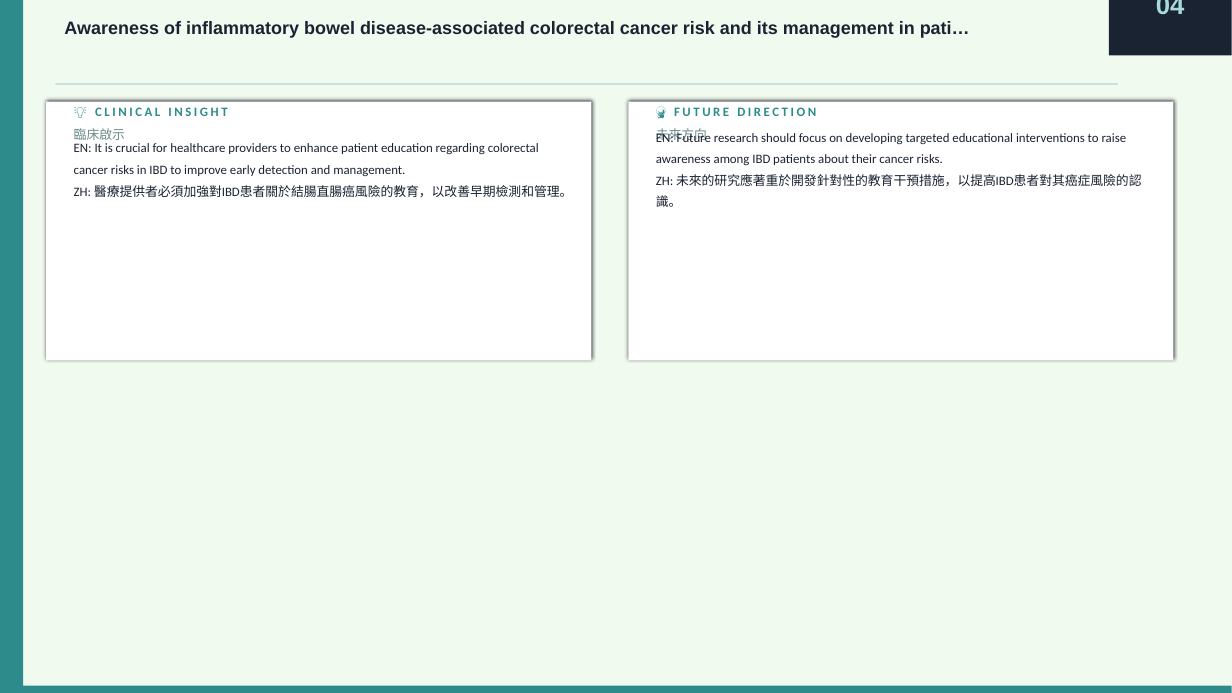
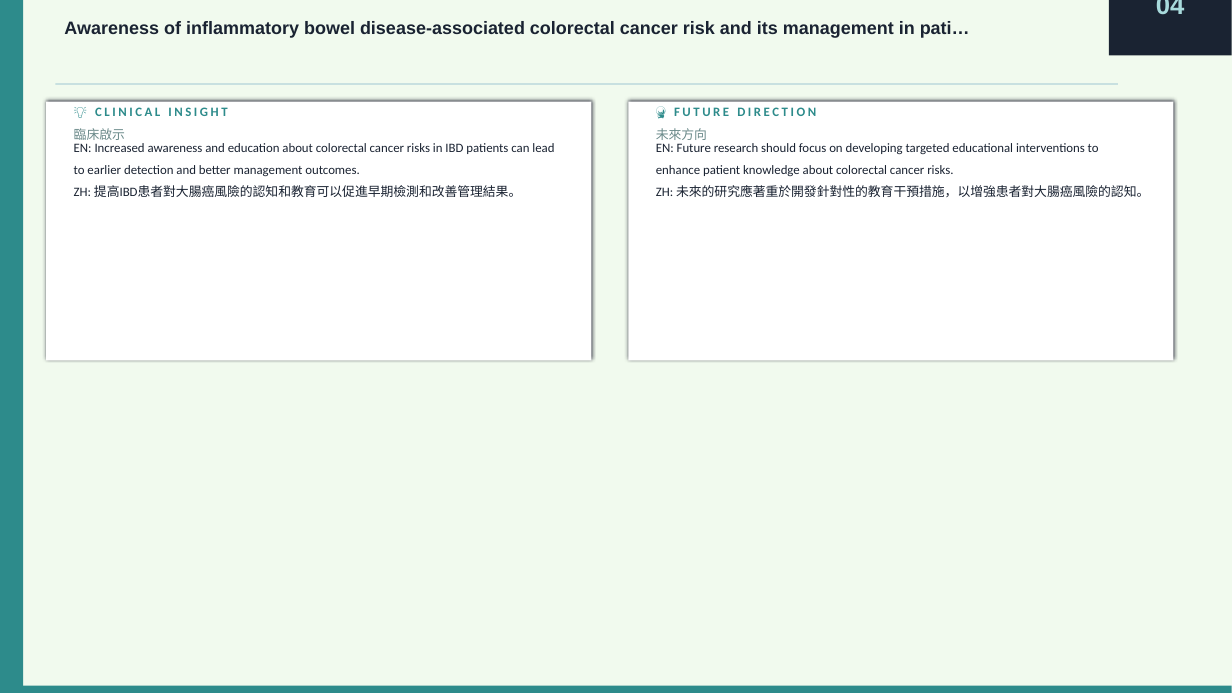
Before and after one commit to jejenhu-maker/colorectal-weekly-digest, a slide deck: slide 10 of docs/latest-digest.pptx. Drawn at 1232x693 pixels with LibreOffice and Linux fonts; fonts in the diff are those of the drawing. Boxes give left, top, right and bottom in pixels: in the first picture for what was removed or moved away, otherwise in the second. Text is boxed around its words. In the diff, an @@ line names an element or a change of style, - is before the commit and + after.

```diff
--- a/docs/latest-digest.pptx
+++ b/docs/latest-digest.pptx
@@ text at [74, 143, 554, 197]: text changed @@
-EN: It is crucial for healthcare providers to enhance patient education regarding colorectal cancer risks in IBD to improve early detection and management.
-ZH: 醫療提供者必須加強對IBD患者關於結腸直腸癌風險的教育，以改善早期檢測和管理。
+EN: Increased awareness and education about colorectal cancer risks in IBD patients can lead to earlier detection and better management outcomes.
+ZH: 提高IBD患者對大腸癌風險的認知和教育可以促進早期檢測和改善管理結果。
@@ text at [656, 143, 1149, 197]: text changed @@
-EN: Future research should focus on developing targeted educational interventions to raise awareness among IBD patients about their cancer risks.
-ZH: 未來的研究應著重於開發針對性的教育干預措施，以提高IBD患者對其癌症風險的認識。
+EN: Future research should focus on developing targeted educational interventions to enhance patient knowledge about colorectal cancer risks.
+ZH: 未來的研究應著重於開發針對性的教育干預措施，以增強患者對大腸癌風險的認知。
```
Also in this commit, not shown: 20 other slides changed, 2 other files.
